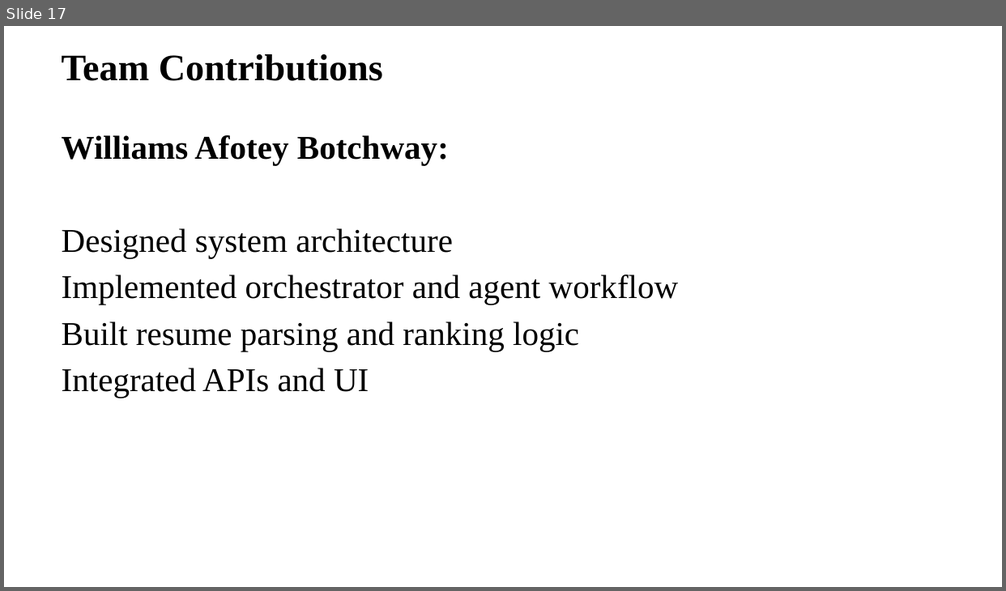
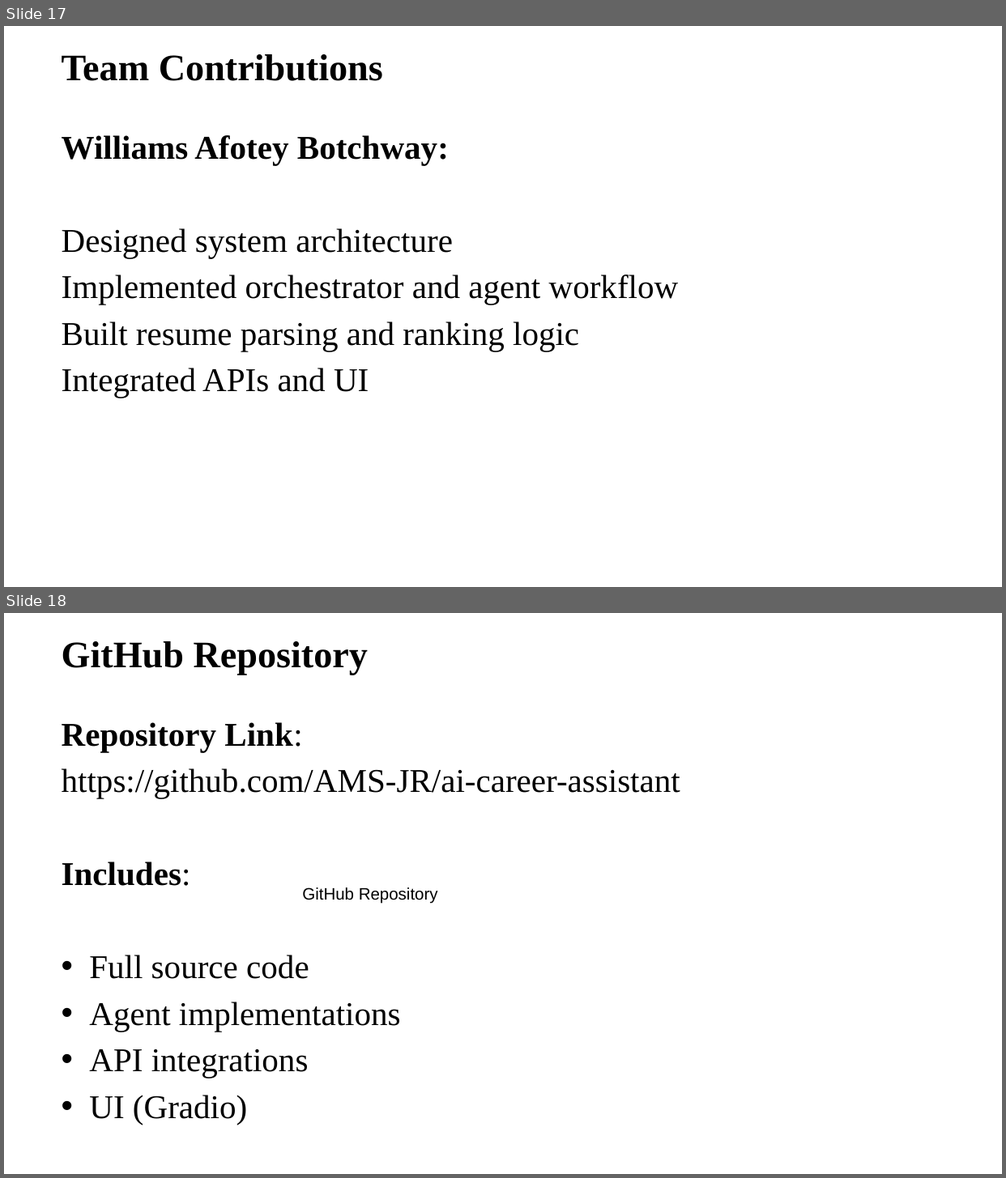
Before and after one commit to AMS-JR/ai-career-assistant, a slide deck: presentation.pptx. Shown one above the other, each under a label of ours: slide 17 before the commit, slides 17 and 18 after it. The pictures are 1006x591 and 1006x1178 pixels, drawn with LibreOffice and Linux fonts; fonts in the diff are those of the drawing; background and template pictures are left out. Boxes give left, top, right and bottom in pixels: in the first picture for what was removed or moved away, otherwise in the second. Text is boxed around its words. In the diff, an @@ line names an element or a change of style, - is before the commit and + after.

```diff
--- a/presentation.pptx
+++ b/presentation.pptx
@@ slide 18 added at (4, 613, 1002, 1174), background picture (left out) @@
@@ title added at (62, 641, 368, 675), 36 pt, text #000000, bold @@
+GitHub Repository
@@ text added at (62, 722, 680, 1125), 32 pt, text #000000 @@
+Repository Link:
+https://github.com/AMS-JR/ai-career-assistant
+Includes:
+• Full source code
+• Agent implementations
+• API integrations
+• UI (Gradio)
@@ text added at (302, 888, 438, 904), 16 pt, text #000000 @@
+GitHub Repository
```
Also in this commit, not shown: 2 other slides added.
